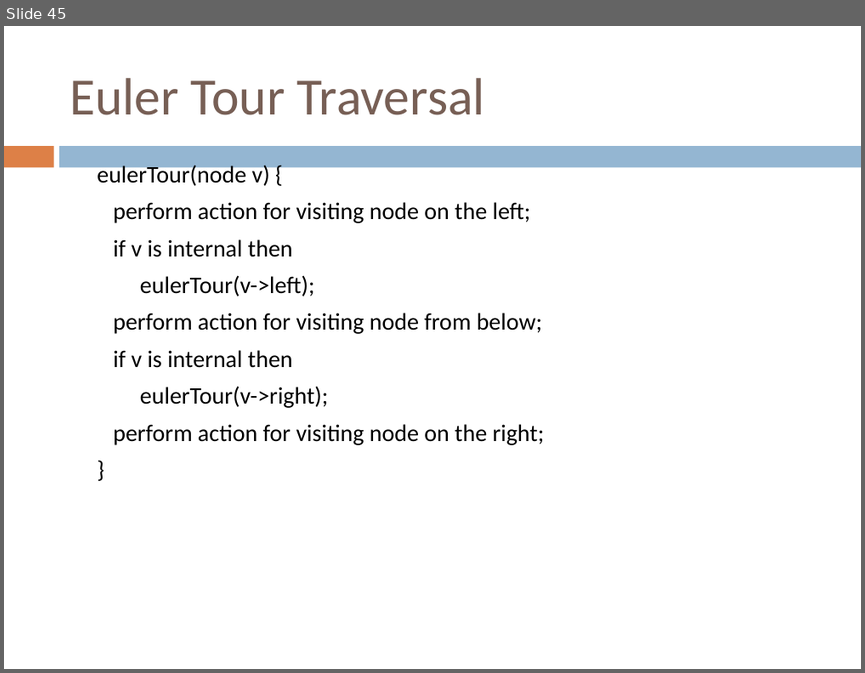
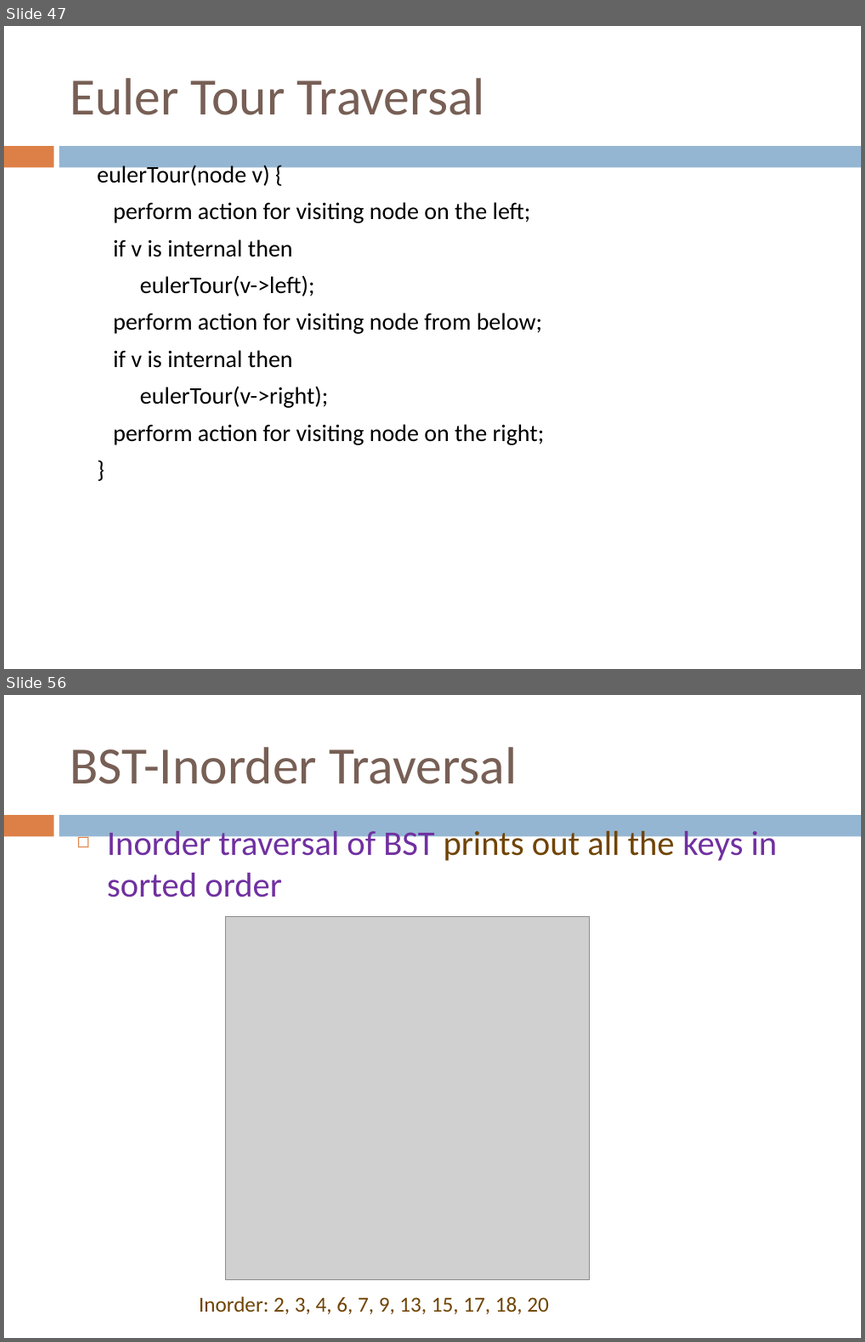
Before and after one commit to sundyCoder/CSK, a slide deck: 3@CSDS/PPT/4@tree.pptx. Shown one above the other, each under a label of ours: slide 45 before the commit, slides 47 and 56 after it; the slides between them are not shown. The pictures are 865x673 and 865x1342 pixels, drawn with LibreOffice and Linux fonts; fonts in the diff are those of the drawing; grey boxes stand for pictures. Boxes give left, top, right and bottom in pixels: in the first picture for what was removed or moved away, otherwise in the second. Text is boxed around its words. In the diff, an @@ line names an element or a change of style, - is before the commit and + after.

```diff
--- a/3@CSDS/PPT/4@tree.pptx
+++ b/3@CSDS/PPT/4@tree.pptx
@@ slide 56 added at <box>4,695,861,1338</box>, background #FFFFFF; not listed: 2 template elements that a slide beside it also shows @@
@@ title added at <box>69,747,517,784</box>, 44 pt, text #775F55 @@
+BST-Inorder Traversal
@@ text added at <box>107,827,778,897</box>, 29 pt, text #7030A0 @@
+◻ Inorder traversal of BST prints out all the keys in sorted order
@@ picture added at <box>225,916,589,1279</box> @@
@@ text added at <box>199,1296,549,1314</box>, 18 pt, text #704404 @@
+Inorder: 2, 3, 4, 6, 7, 9, 13, 15, 17, 18, 20
@@ what was slide 45 is now slide 47 @@
```
Also in this commit, not shown: 7 slides changed, 26 other slides added, 9 other files.
